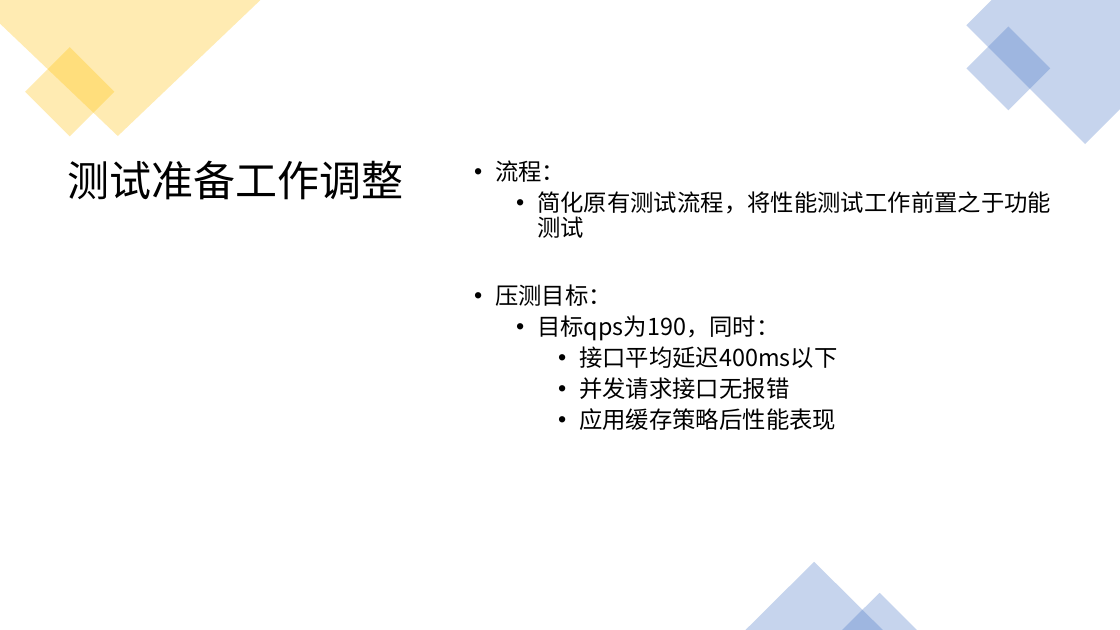
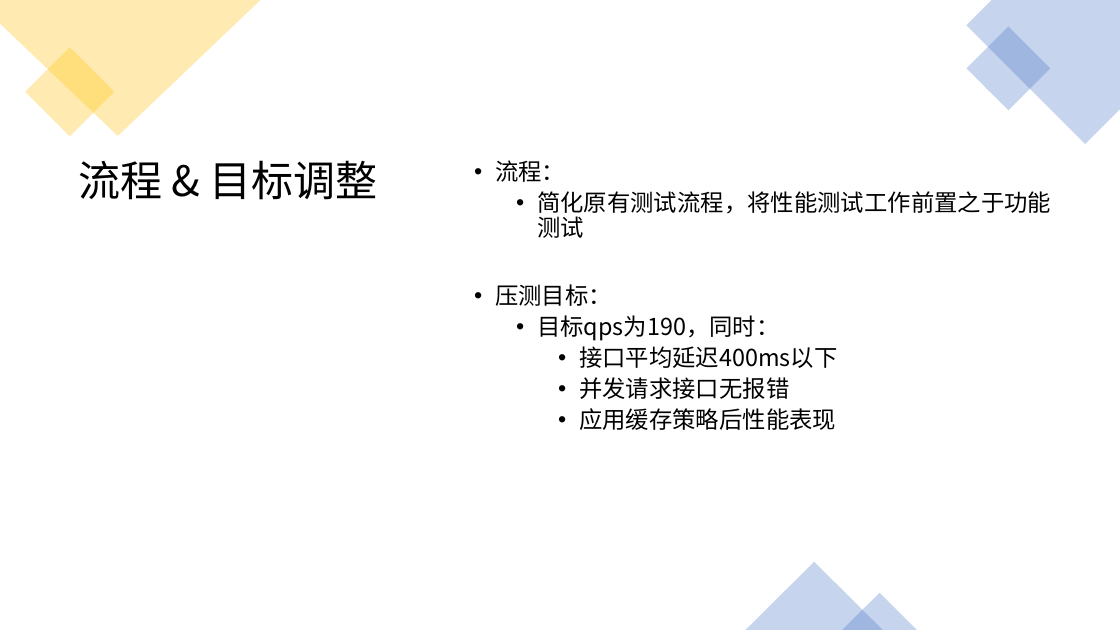
Before and after one commit to Rexixe1993/-, a slide deck: slide 8 of D99压测分享会.pptx. Drawn at 1120x630 pixels with LibreOffice and Linux fonts; fonts in the diff are those of the drawing. Boxes give left, top, right and bottom in pixels: in the first picture for what was removed or moved away, otherwise in the second. Text is boxed around its words. In the diff, an @@ line names an element or a change of style, - is before the commit and + after.

```diff
--- a/D99压测分享会.pptx
+++ b/D99压测分享会.pptx
@@ title at box(78, 160, 378, 200): text changed @@
-测试准备工作调整
+流程 & 目标调整
```
Also in this commit, not shown: 7 other slides changed, 2 slides added.
